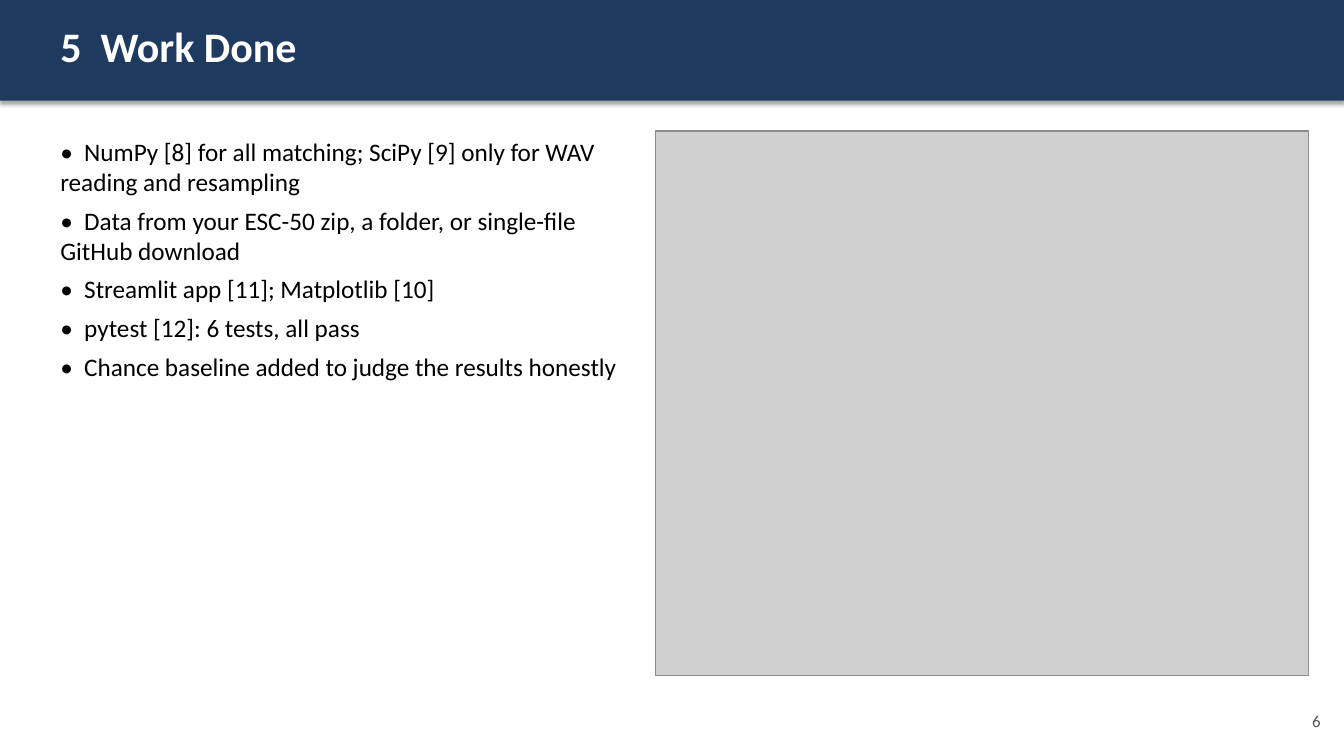
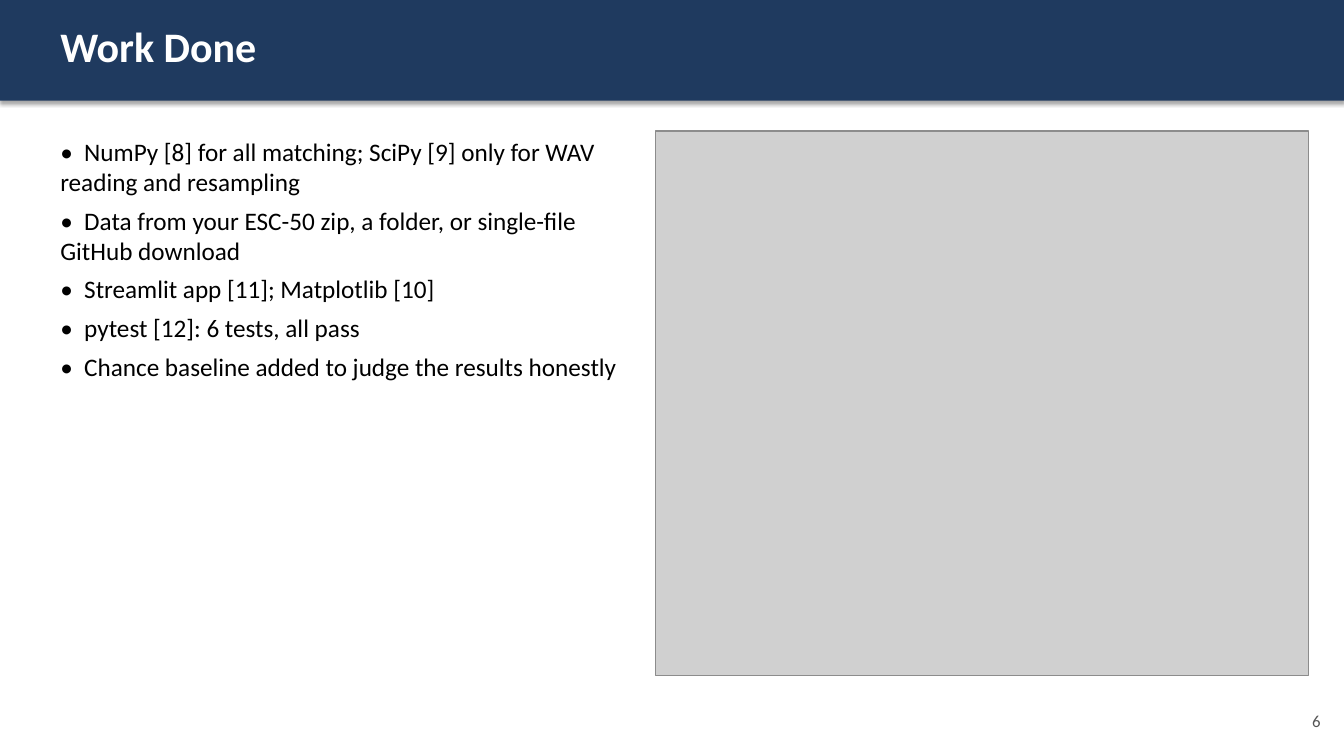
Before and after one commit to Zion-Naranje/matched-filter-pulse-detector, a slide deck: slide 6 of esc50_matching/docs/presentation.pptx. Drawn at 1344x756 pixels with LibreOffice and Linux fonts; fonts in the diff are those of the drawing; grey boxes stand for pictures. Boxes give left, top, right and bottom in pixels: in the first picture for what was removed or moved away, otherwise in the second. Text is boxed around its words. In the diff, an @@ line names an element or a change of style, - is before the commit and + after.

```diff
--- a/esc50_matching/docs/presentation.pptx
+++ b/esc50_matching/docs/presentation.pptx
@@ text at [60,32,257,63]: text changed @@
-5 Work Done
+Work Done
```
Also in this commit, not shown: 5 other slides changed, 1 slide added, 1 slide removed, 4 other files.
